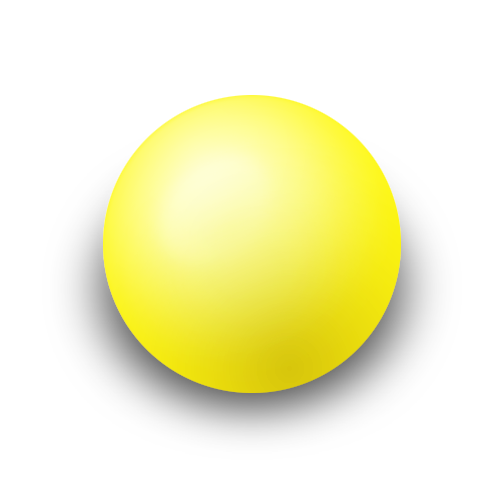
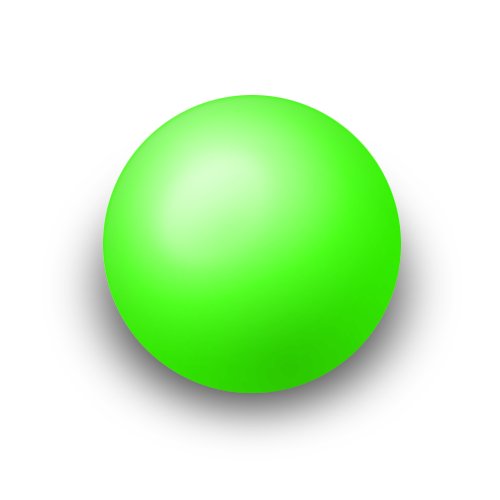
The second 500×500 image is a revision of the first. Changes to its layers:
pixels changed over [103, 95, 401, 393] (layer not identified)
